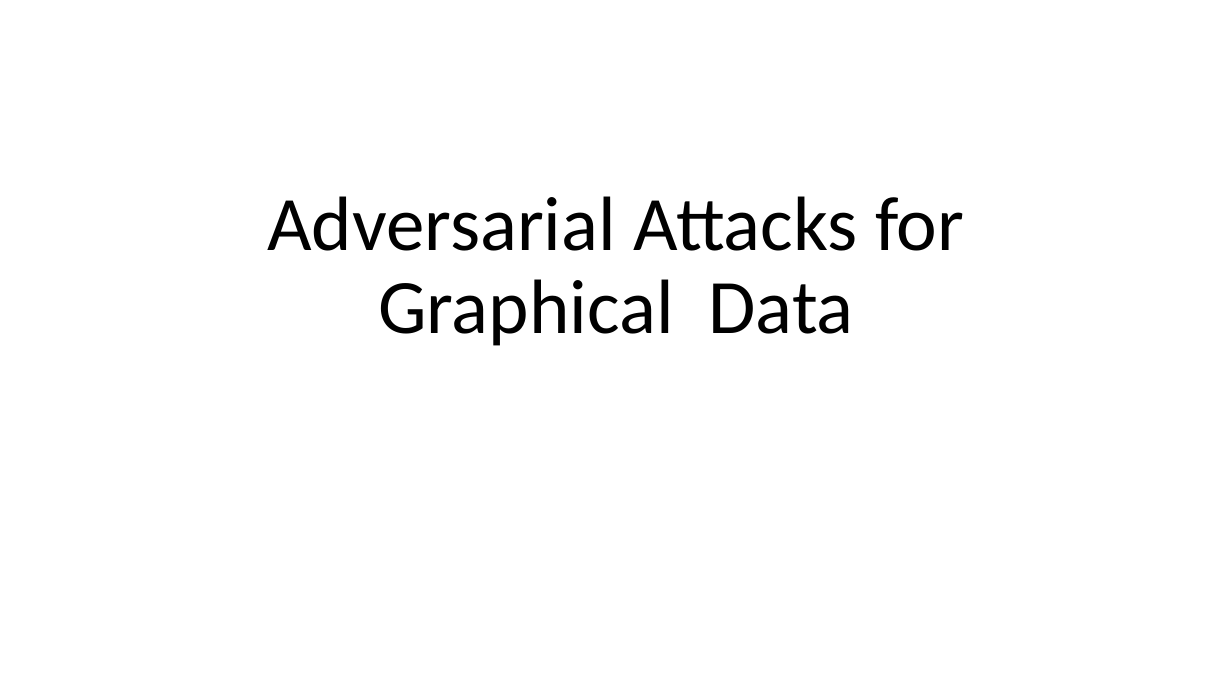
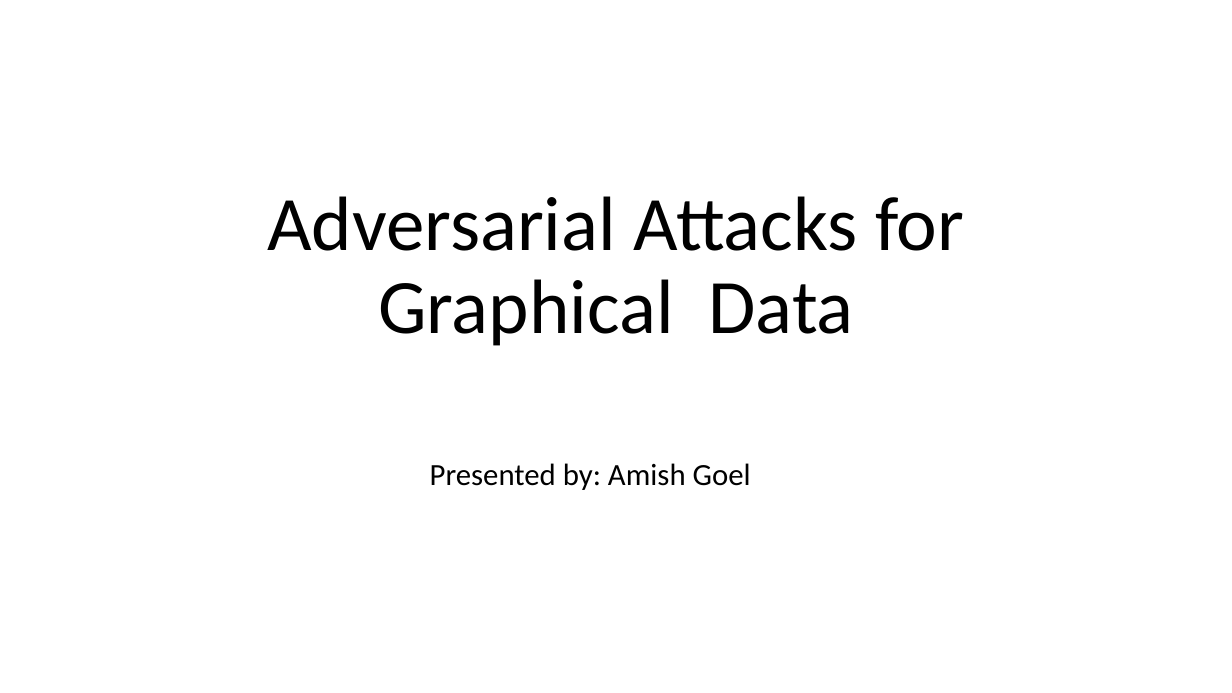
Before and after one commit to aisecure/aisecure.github.io, a slide deck: slide 1 of TEACHING/files/2019/1029/CS598AML_AmishGoel.pptx. Drawn at 1232x693 pixels with LibreOffice and Linux fonts; fonts in the diff are those of the drawing. Boxes give left, top, right and bottom in pixels: in the first picture for what was removed or moved away, otherwise in the second. Text is boxed around its words. In the diff, an @@ line names an element or a change of style, - is before the commit and + after.

```diff
--- a/TEACHING/files/2019/1029/CS598AML_AmishGoel.pptx
+++ b/TEACHING/files/2019/1029/CS598AML_AmishGoel.pptx
@@ text added at <box>430,463,751,490</box>, 24 pt, text #000000 @@
+Presented by: Amish Goel
```
Also in this commit, not shown: 4 other slides changed.
